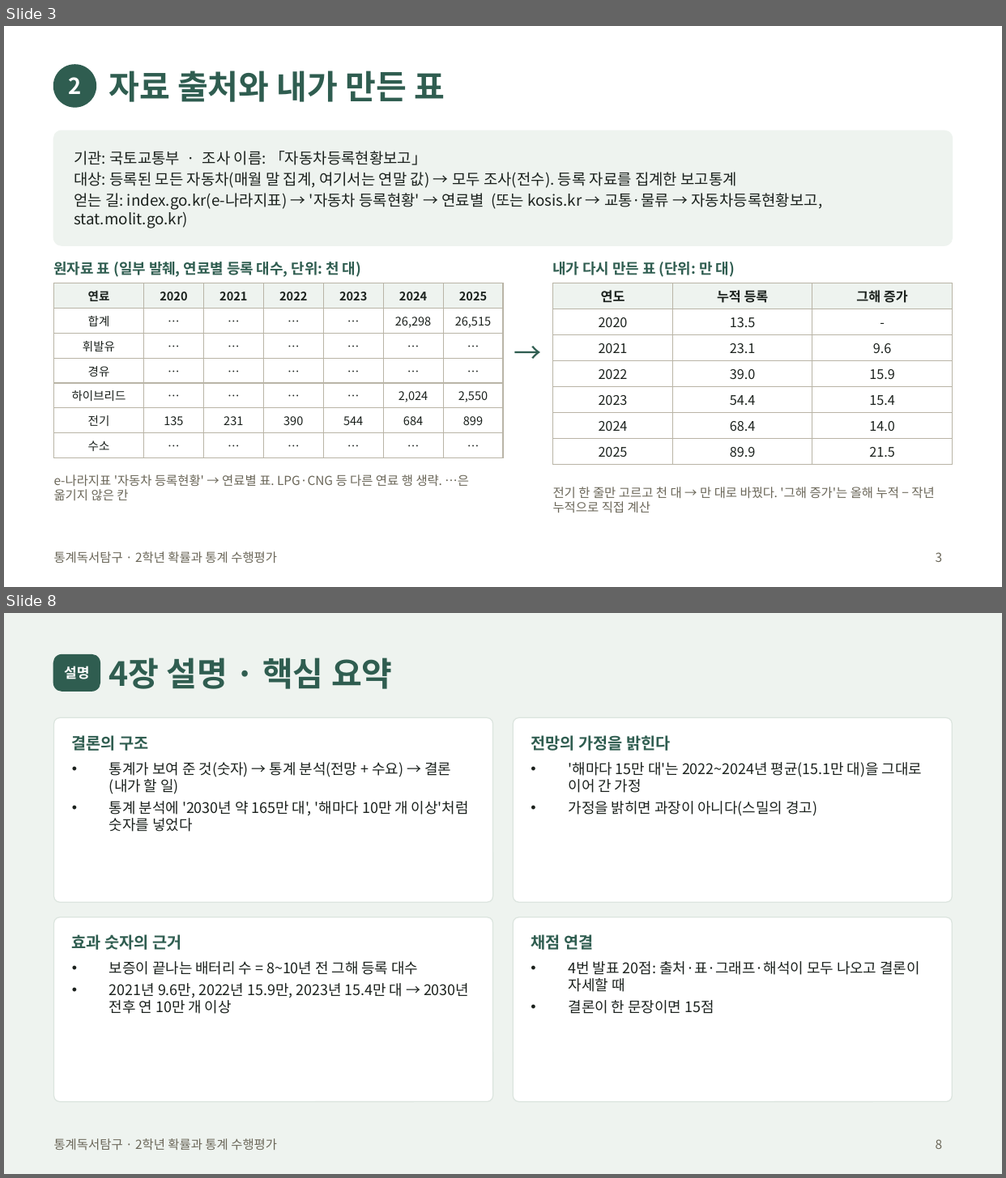
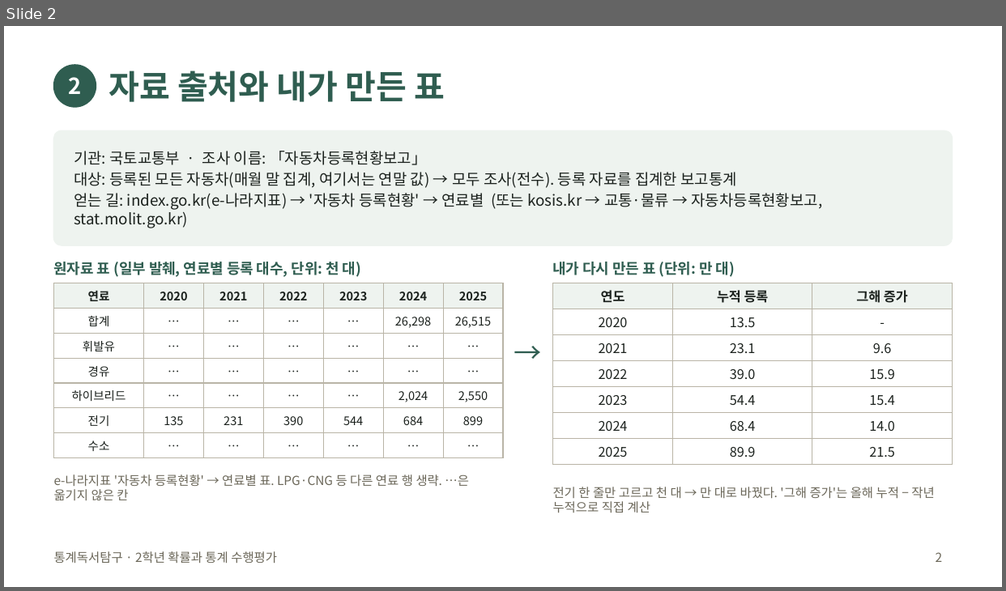
Before and after one commit to jaegeunsongsong/autobot, a slide deck: docs/2026-2학기-통계독서탐구-수행평가/발표예시-공학.pptx. Shown one above the other, each under a label of ours: slides 3 and 8 before the commit, slide 2 after it; the slides between them are not shown. The pictures are 1006x1178 and 1006x591 pixels, drawn with LibreOffice and Linux fonts; fonts in the diff are those of the drawing. Boxes give left, top, right and bottom in pixels: in the first picture for what was removed or moved away, otherwise in the second. Text is boxed around its words. In the diff, an @@ line names an element or a change of style, - is before the commit and + after.

```diff
--- a/docs/2026-2학기-통계독서탐구-수행평가/발표예시-공학.pptx
+++ b/docs/2026-2학기-통계독서탐구-수행평가/발표예시-공학.pptx
@@ slide 8 removed at <box>4,613,1002,1174</box>, background #EEF3EF; not listed: 1 template element that a slide beside it also shows @@
@@ rounded rectangle removed at <box>54,655,100,691</box> @@
@@ title removed at <box>108,658,393,689</box> @@
-4장 설명 · 핵심 요약
@@ text removed at <box>64,666,89,679</box> @@
-설명
@@ rounded rectangle removed at <box>54,717,493,902</box> @@
@@ rounded rectangle removed at <box>513,717,952,902</box> @@
@@ text removed at <box>72,735,149,751</box> @@
-결론의 구조
@@ text removed at <box>530,735,670,751</box> @@
-전망의 가정을 밝힌다
@@ text removed at <box>109,762,469,832</box> @@
-• 통계가 보여 준 것(숫자) → 통계 분석(전망 + 수요) → 결론(내가 할 일)
-• 통계 분석에 '2030년 약 165만 대', '해마다 10만 개 이상'처럼 숫자를 넣었다
@@ text removed at <box>569,762,922,816</box> @@
-• '해마다 15만 대'는 2022~2024년 평균(15.1만 대)을 그대로 이어 간 가정
-• 가정을 밝히면 과장이 아니다(스밀의 경고)
@@ rounded rectangle removed at <box>54,918,493,1102</box> @@
@@ rounded rectangle removed at <box>513,918,952,1102</box> @@
@@ text removed at <box>72,935,181,950</box> @@
-효과 숫자의 근거
@@ text removed at <box>530,935,593,950</box> @@
-채점 연결
@@ text removed at <box>109,961,469,1014</box> @@
-• 보증이 끝나는 배터리 수 = 8~10년 전 그해 등록 대수
-• 2021년 9.6만, 2022년 15.9만, 2023년 15.4만 대 → 2030년 전후 연 10만 개 이상
@@ text removed at <box>569,961,920,1014</box> @@
-• 4번 발표 20점: 출처·표·그래프·해석이 모두 나오고 결론이 자세할 때
-• 결론이 한 문장이면 15점
@@ page number removed at <box>936,1139,943,1149</box> @@
-8
@@ what was slide 3 is now slide 2 @@
@@ page number at <box>936,552,943,562</box>: text changed @@
-3
+2
```
Also in this commit, not shown: 3 slides changed, 3 other slides removed, 8 other files.
